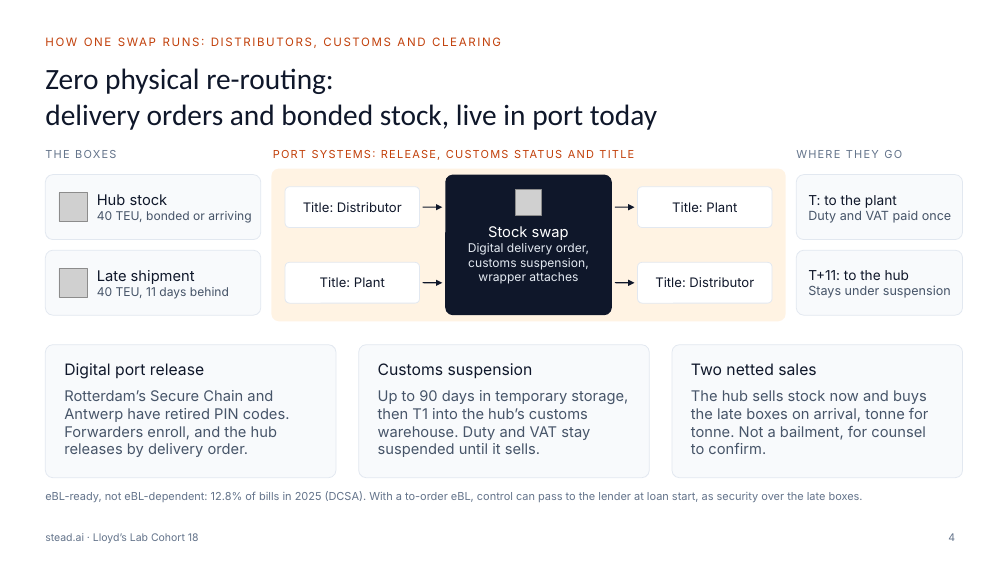
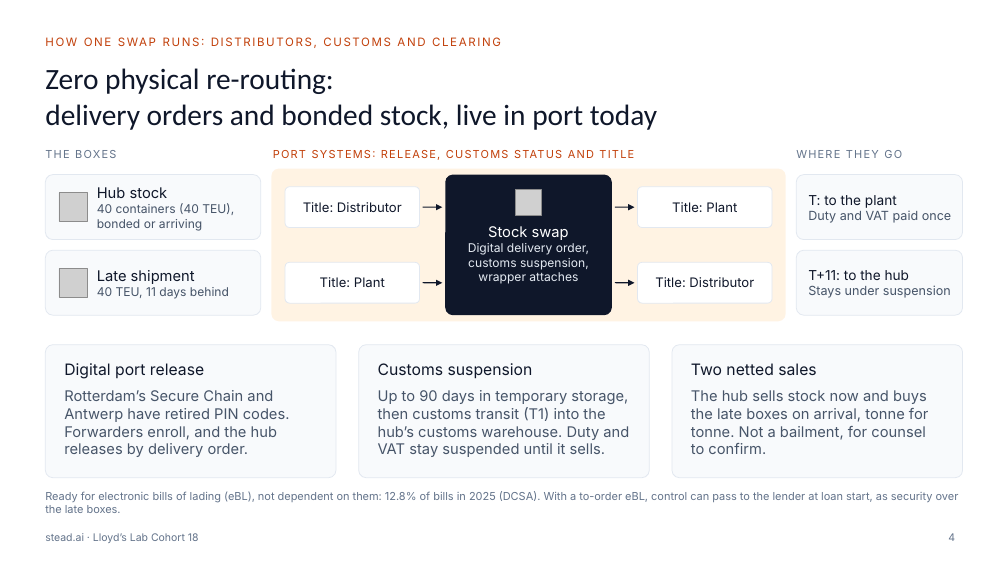
Before and after one commit to UdiRuni/stead-ai, a slide deck: slide 4 of docs/deck/stead.ai_Stock_Swap_Pitch_Deck_Short.pptx. Drawn at 1008x567 pixels with LibreOffice and Linux fonts; fonts in the diff are those of the drawing; grey boxes stand for pictures. Boxes give left, top, right and bottom in pixels: in the first picture for what was removed or moved away, otherwise in the second. Text is boxed around its words. In the diff, an @@ line names an element or a change of style, - is before the commit and + after.

```diff
--- a/docs/deck/stead.ai_Stock_Swap_Pitch_Deck_Short.pptx
+++ b/docs/deck/stead.ai_Stock_Swap_Pitch_Deck_Short.pptx
@@ text at <box>97,203,234,231</box>: text changed @@
-40 TEU, bonded or arriving
+40 containers (40 TEU), bonded or arriving
@@ text at <box>378,390,629,457</box>: text changed @@
-Up to 90 days in temporary storage, then T1 into the hub’s customs warehouse. Duty and VAT stay suspended until it sells.
+Up to 90 days in temporary storage, then customs transit (T1) into the hub’s customs warehouse. Duty and VAT stay suspended until it sells.
@@ text at <box>45,491,959,513</box>: text changed @@
-eBL-ready, not eBL-dependent: 12.8% of bills in 2025 (DCSA). With a to-order eBL, control can pass to the lender at loan start, as security over the late boxes.
+Ready for electronic bills of lading (eBL), not dependent on them: 12.8% of bills in 2025 (DCSA). With a to-order eBL, control can pass to the lender at loan start, as security over the late boxes.
```
Also in this commit, not shown: 2 other slides changed, 2 other files.
